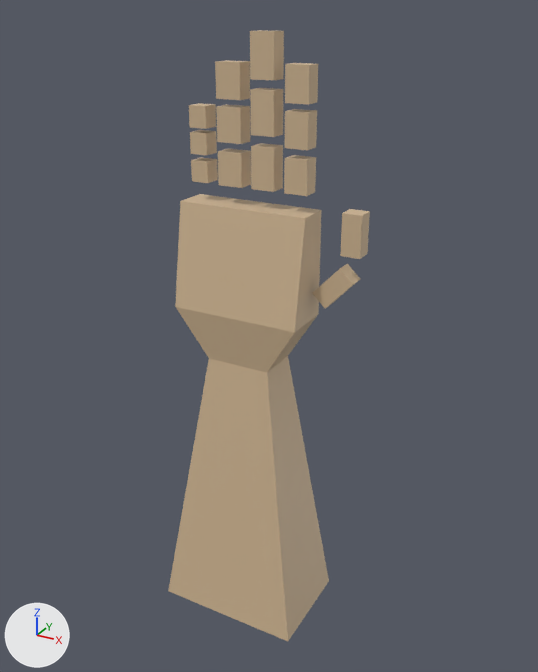
Renders of the glTF model character/RArmX.glb from each side of a commit.
Before and after are seen from a 50 mm camera at (2.36, -3.93, 4.61) aimed at (0.14, 0.12, 2.59). Arrows for +X, +Y and +Z are at lower left; the lights stay in place. The older version comes first. Where no turn or scale is listed for an object, it has been applied to the vertices.

In view in the first picture: 'arm', 'i1', 'i2', 'i3', 'm1', 'm2', 'm3', 'p1', 'p2', 'p3', 'r1', 'r2', 'r3', 't1', 't2'.
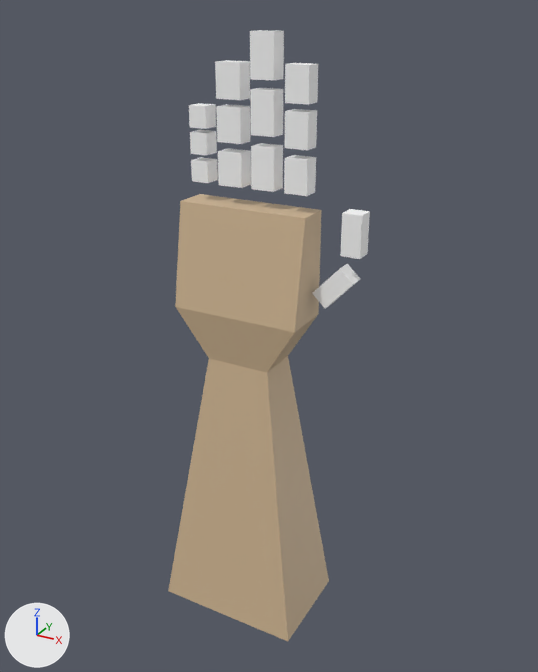
The edits, one by one:
Material 'Material.001' (mat_material_001) changes colour from beige #d1b794 to white #ffffff; in linear values from (0.638, 0.474, 0.296) to (1.0, 1.0, 1.0).

What differs and where, as boxes [x1, y1, x2, y2] in the pictures (538 x 672 px):
'm3', recoloured (beige to white): [250, 30, 284, 80] in both
'm2', recoloured (beige to white): [250, 88, 283, 137] in both
'm1', recoloured (beige to white): [251, 143, 283, 192] in both
'i3', recoloured (beige to white): [285, 63, 318, 105] in both
'r3', recoloured (beige to white): [215, 60, 250, 100] in both
't2', recoloured (beige to white): [340, 209, 370, 259] in both
'i2', recoloured (beige to white): [285, 109, 317, 150] in both
'r2', recoloured (beige to white): [216, 104, 250, 144] in both
'i1', recoloured (beige to white): [284, 155, 316, 196] in both
'r1', recoloured (beige to white): [218, 149, 251, 188] in both
't1', recoloured (beige to white): [312, 264, 360, 309] in both
'p3', recoloured (beige to white): [189, 103, 216, 129] in both
'p2', recoloured (beige to white): [190, 130, 217, 155] in both
'p1', recoloured (beige to white): [191, 157, 218, 183] in both
